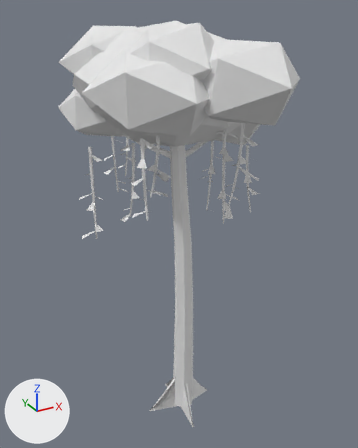
The FBX model Assets/Tiles/JungleTrees/Jungle Tree.fbx as it was, and as the next commit left it.
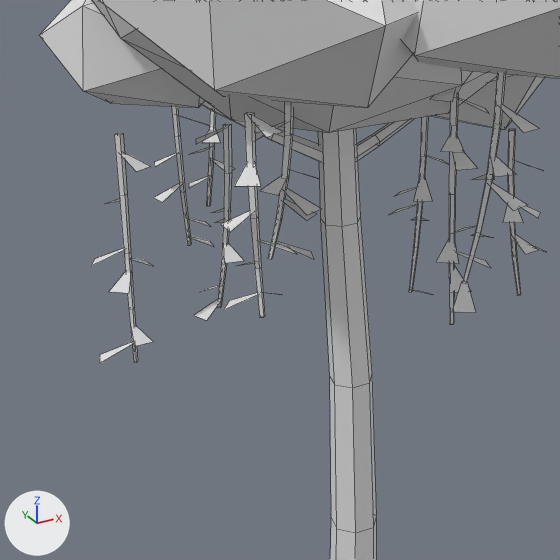
The first picture shows the older version from a 50 mm camera at (-7.29, -12.94, 13.93) aimed at (-0.15, 0.04, 7.45). The close-ups show the older and then the newer version on the part from 12% to 75% of the width and 21% to 71% of the height of that picture. Only the edits that show in the close-ups are written down. Lighting does not change. The marker at lower left points along +X, +Y and +Z. The close-ups show mesh edges as thin lines. Where no turn or scale is listed for an object, it has been applied to the vertices. Vertices at exactly the same position are counted once.

Script lines for the objects in view, before the commit:
```python
me_jungle_tree = bpy.data.meshes.new('Jungle Tree')
me_jungle_tree.from_pydata(...)  # 836 vertices, 671 faces; spans x -3.36..2.84, y -4.32..3.82, z -0.05..13.58
me_jungle_tree.materials.append(mat_tileworld_tiles)  # its picture is missing
ob_jungle_tree = bpy.data.objects.new('Jungle Tree', me_jungle_tree)
ob_jungle_tree.location = (0.0, 0.0, 0.0)
```
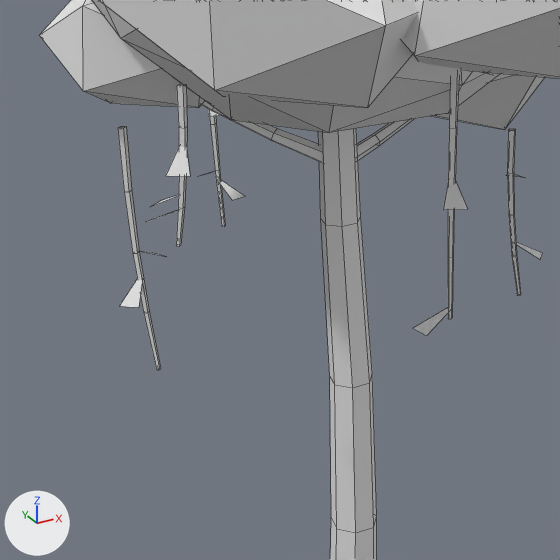
Pixel boxes (x1, y1, x2, y2) of what changed, in the close-ups (560 x 560 px):
part 1 of me_jungle_tree, rebuilt: before (206, 110, 216, 206); after (210, 116, 225, 227)
part 2 of me_jungle_tree, deleted: before (91, 91, 543, 363)
part 3 of me_jungle_tree, reshaped: before (409, 72, 541, 292); after (118, 72, 542, 370)

The change, as a diff of the scene's bpy script:
```diff
--- a/Assets/Tiles/JungleTrees/Jungle Tree.fbx.py
+++ b/Assets/Tiles/JungleTrees/Jungle Tree.fbx.py
@@ me_jungle_tree @@
 # used by ob_jungle_tree; location = (0.0, 0.0, 0.0)
-me_jungle_tree.from_pydata(...)  # 836 vertices, 671 faces; spans x -3.36..2.84, y -4.32..3.82, z -0.05..13.58
+me_jungle_tree.from_pydata(...)  # 532 vertices, 535 faces; spans x -3.36..2.84, y -4.32..3.82, z -0.05..13.58
+# me_jungle_tree part 1: the loose piece of 20 vertices spanning x -0.67..-0.36, y 3.13..3.33, z 8.26..11.05 is rebuilt with 20 vertices and now spans x -0.63..-0.39, y 3.04..3.19, z 7.91..11.05
+# me_jungle_tree part 2: 67 loose pieces with 364 vertices, spanning x -3.11..2.49, y -3.05..3.7, z 7.09..11.28, are deleted
+# me_jungle_tree part 3
+# 39 vertices are removed from x 0.02..1.94, y -2.64..0.92, z 7.31..11.28
+# 36 faces are deleted
+# 3 vertices in x 1.99..2.33, y -1.0..-0.62, z 8.84..9.01 move by (0.04, -0.04, -0.55)
+# 14 vertices move from x -0.07..2.42, y -2.66..0.93, z 8.85..11.28 to x -2.82..2.26, y -2.29..0.94, z 7.92..11.28
+# 83 vertices are added at x -2.82..0.49, y -2.61..3.54, z 6.85..11.28
+# 9 new vertices lie (0.05, -0.05, 0.0) away from vertices in x -2.54..0.03, y -2.08..1.33, z 8.13..11.28
+# 7 new vertices lie (0.04, 0.04, 0.0) away from vertices in x -2.53..0.02, y -2.24..1.14, z 7.67..10.05
+# 63 new faces join them
 me_jungle_tree.materials.append(mat_tileworld_tiles)
```
